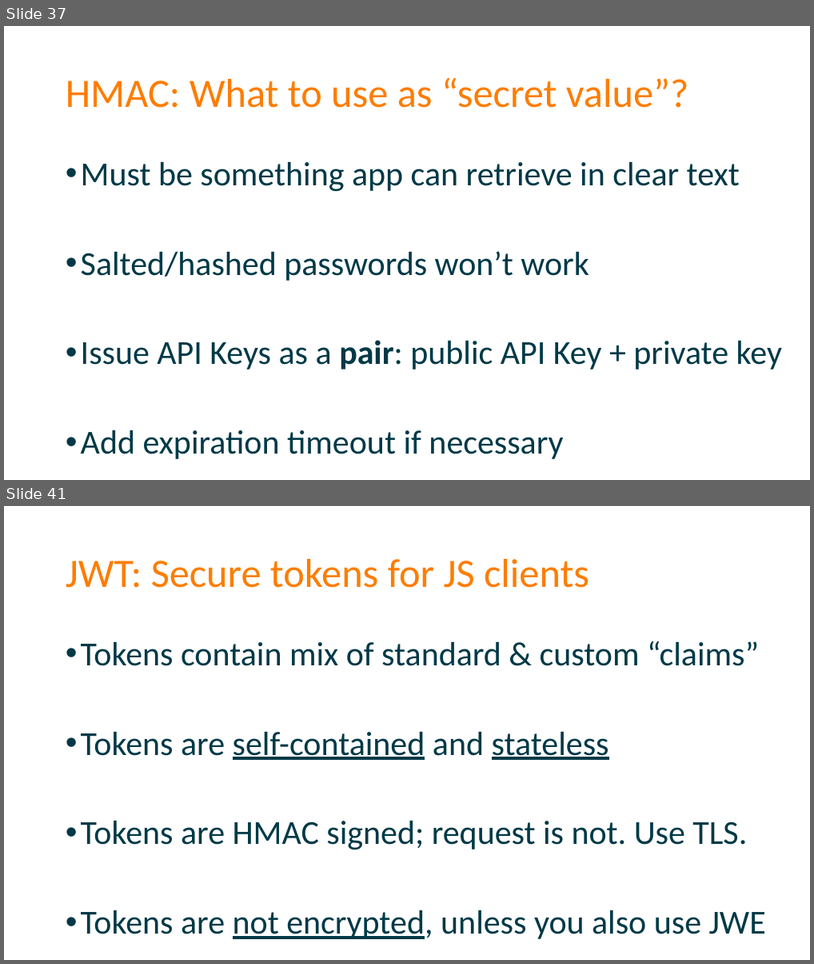
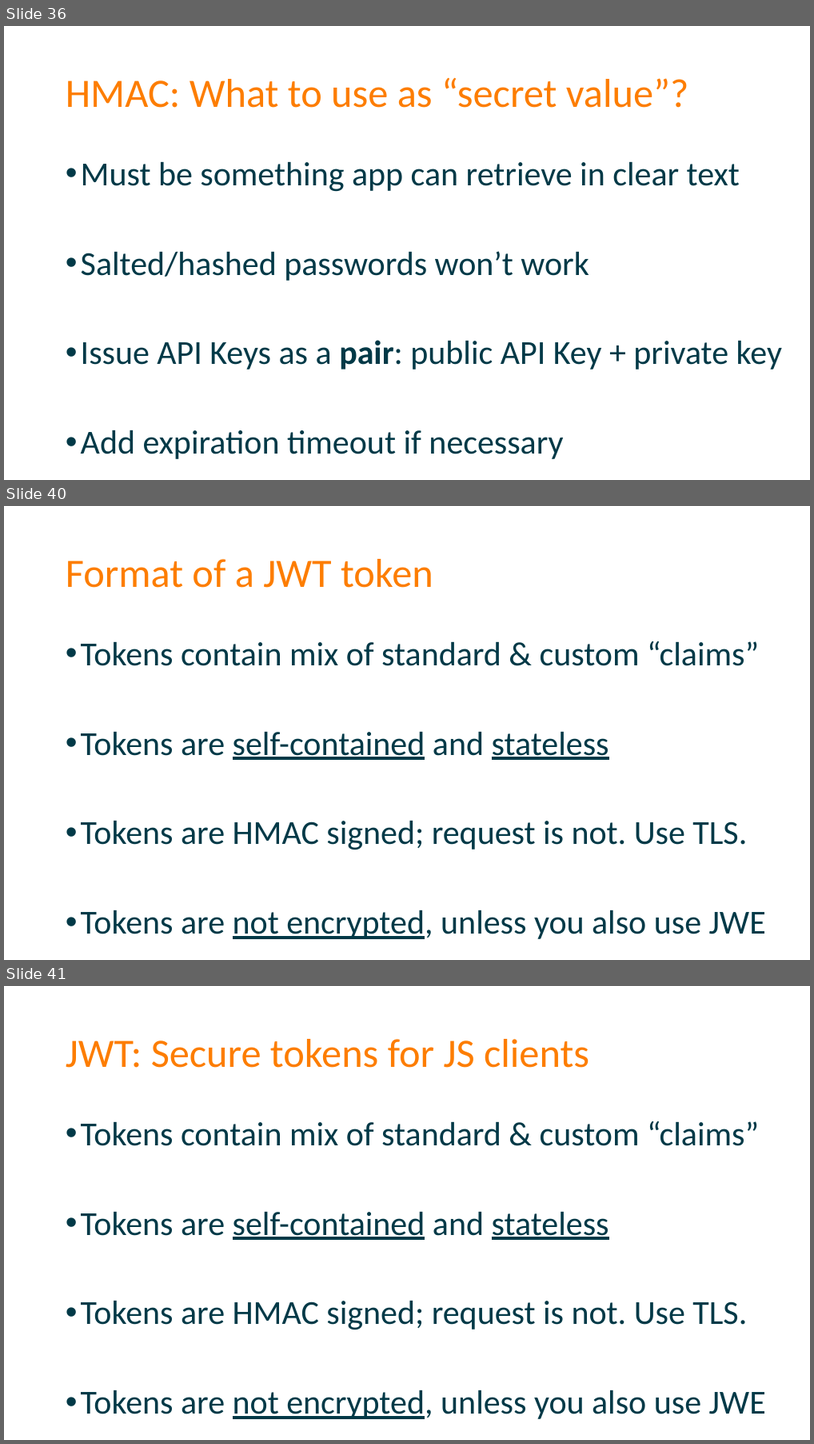
Before and after one commit to spetryjohnson/Securing-Your-API-Endpoints, a slide deck: Securing Your API Endpoints.pptx. Shown one above the other, each under a label of ours: slides 37 and 41 before the commit, slides 36, 40 and 41 after it; the slides between them are not shown. The pictures are 814x964 and 814x1444 pixels, drawn with LibreOffice and Linux fonts; fonts in the diff are those of the drawing. Boxes give left, top, right and bottom in pixels: in the first picture for what was removed or moved away, otherwise in the second. Text is boxed around its words. In the diff, an @@ line names an element or a change of style, - is before the commit and + after.

```diff
--- a/Securing Your API Endpoints.pptx
+++ b/Securing Your API Endpoints.pptx
@@ slide 40 added at [4, 506, 810, 960], background #FFFFFF @@
@@ title added at [66, 559, 434, 588], 48 pt, text #FD7D00 @@
+Format of a JWT token
@@ text added at [81, 641, 766, 939], 40 pt, text #013947 @@
+• Tokens contain mix of standard & custom “claims”
+• Tokens are self-contained and stateless
+• Tokens are HMAC signed; request is not. Use TLS.
+• Tokens are not encrypted, unless you also use JWE
@@ what was slide 37 is now slide 36 @@
```
Also in this commit, not shown: 4 slides changed, 1 slide removed, 1 other file.
